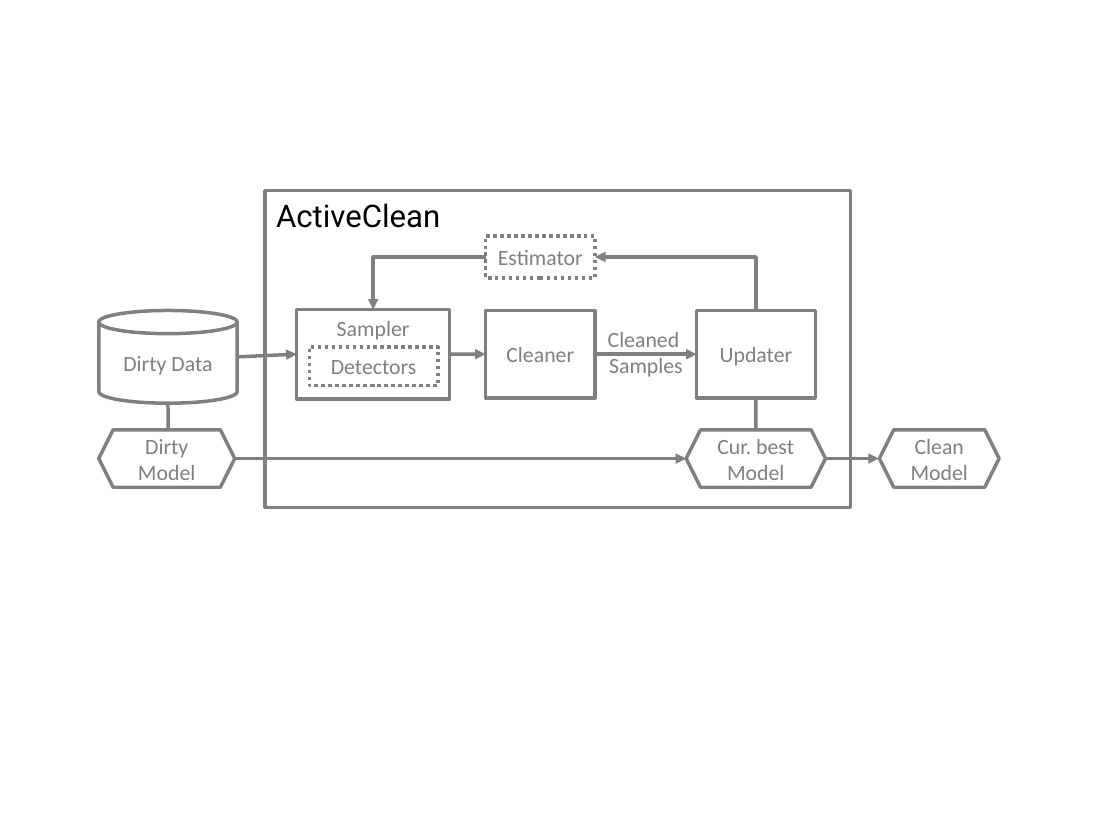
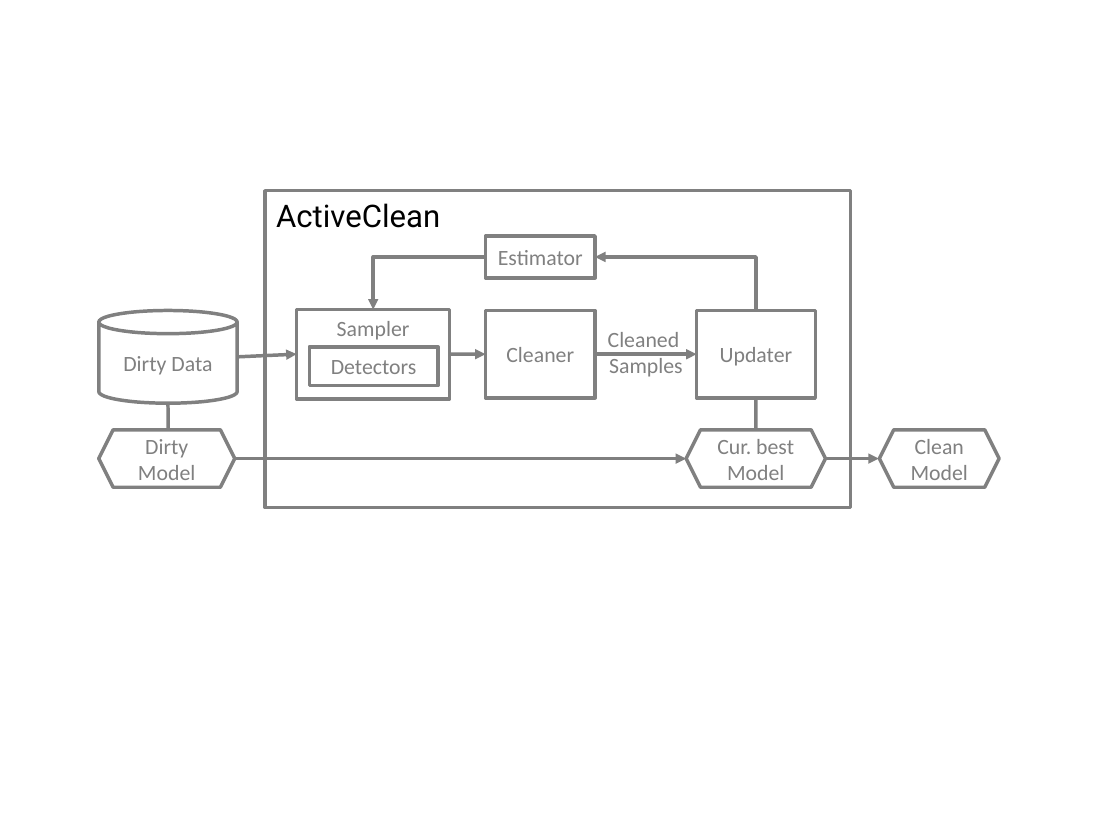
Before and after one commit to sjyk/activecleandemo, a slide deck: slide 2 of figs/figs.pptx. Drawn at 1120x840 pixels with LibreOffice and Linux fonts; fonts in the diff are those of the drawing. Boxes give left, top, right and bottom in pixels: in the first picture for what was removed or moved away, otherwise in the second. Text is boxed around its words. In the diff, an @@ line names an element or a change of style, - is before the commit and + after.

Commit message:
Updated

```diff
--- a/figs/figs.pptx
+++ b/figs/figs.pptx
@@ rectangle "Estimator" at box(485, 236, 595, 278): outline #808080 2.25 pt dashed to #808080 2.25 pt @@
@@ rectangle "Detectors" at box(309, 347, 438, 386): outline #808080 2.25 pt dashed to #808080 2.25 pt @@
```
